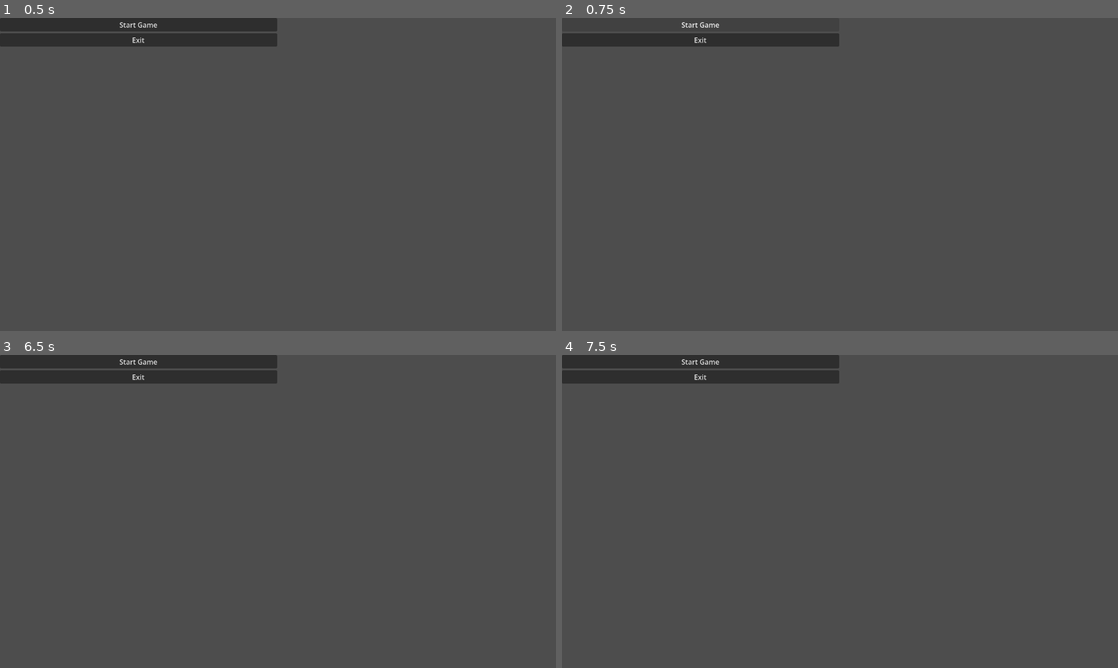
Above: before the commit, frames 1-4 (two rows, left to right).
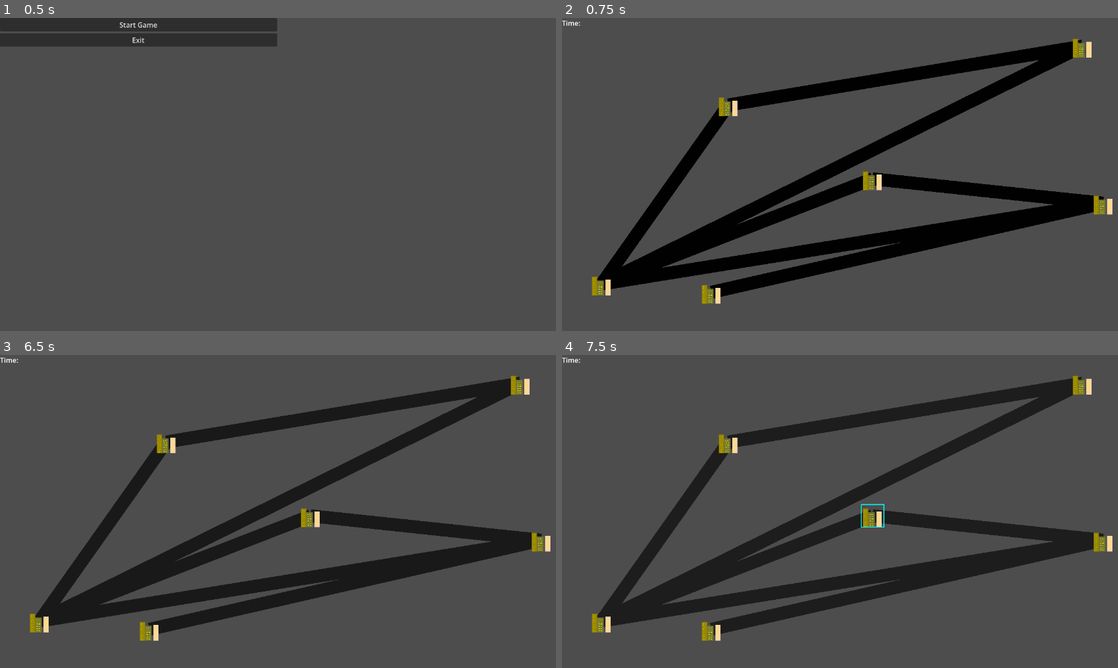
Above: after the commit, the same moments.

Repository: firefly2442/queble-game-jam
Game: Godot game, scene res://scenes/Main.tscn
The game is run twice, just before and just after one commit, with the same random seed, the same clock (stepped at 60 frames per second) and the same inputs.
Inputs (mouse positions are in pixels of both pictures, inside the frame that each line leads up to):
- Up to frame 1 (0.5 s): no input
- Up to frame 2 (0.75 s): click "Start Game" at 0.5 s
- Up to frame 3 (6.5 s): click (139, 361) at 1.25 s, where only the run before the commit has a clickable "Start Game"; click (139, 361) at 2 s, where only the run before the commit has a clickable "Start Game"; tap Enter at 2.75, 4.25, 5.75 s; move the mouse to (400, 495) at 2.77 s; click (400, 495) at 2.92 s; tap Space (ui_select) at 3.02, 3.5, 3.77, 5, 5.27, 6.02 s; move the mouse to (166, 527) at 3.52 s; click (166, 527) at 3.67 s; move the mouse to (333, 442) at 4.27 s; click (333, 442) at 4.42 s; move the mouse to (250, 574) at 5.02 s; click (250, 574) at 5.17 s; move the mouse to (444, 558) at 5.77 s; click (444, 558) at 5.92 s
- Up to frame 4 (7.5 s): tap Space (ui_select) at 6.5, 6.77 s; move the mouse to (673, 464) at 6.52 s; click (673, 464) at 6.67 s; move the mouse to (867, 511) at 7.27 s; click (867, 511) at 7.42 s

Frame 1 is identical in both runs. In frame 2, 20% of the frame differs, in the area x 0-99%, y 0-92%; in frame 3, 22%; in frame 4, 22%.

Commit message:
feat: add quit button

Diff:
--- a/scenes/MainMenu.tscn
+++ b/scenes/MainMenu.tscn
@@ -27,3 +27,6 @@
 [node name="VBoxContainer2" type="VBoxContainer" parent="MarginContainer/HBoxContainer" unique_id=1981949099]
 layout_mode = 2
 size_flags_horizontal = 3
+
+[connection signal="pressed" from="MarginContainer/HBoxContainer/VBoxContainerMenu/StartGameButton" to="." method="_on_start_game_button_pressed"]
+[connection signal="pressed" from="MarginContainer/HBoxContainer/VBoxContainerMenu/ExitButton" to="." method="_on_exit_button_pressed"]
--- a/scripts/Game.gd
+++ b/scripts/Game.gd
@@ -72,5 +72,5 @@
 		#%Roads.add_child(road)
 
 
-func _process(delta: float) -> void:
+func _process(_delta: float) -> void:
 	pass
--- a/scripts/MainMenu.gd
+++ b/scripts/MainMenu.gd
@@ -1 +1,11 @@
 extends Node2D
+
+func _ready() -> void:
+	pass
+
+func _on_exit_button_pressed() -> void:
+	get_tree().quit()
+
+
+func _on_start_game_button_pressed() -> void:
+	SceneSwitcher.switch_scene("uid://blun7ob78f403")
--- a/scripts/entities/City.gd
+++ b/scripts/entities/City.gd
@@ -28,6 +28,6 @@
 	connected_cities.append(city)
 
 
-func _on_area_2d_input_event(viewport: Node, event: InputEvent, shape_idx: int) -> void:
+func _on_area_2d_input_event(_viewport: Node, event: InputEvent, _shape_idx: int) -> void:
 	if event.is_action_pressed("ui_select"):
 		selected = true
